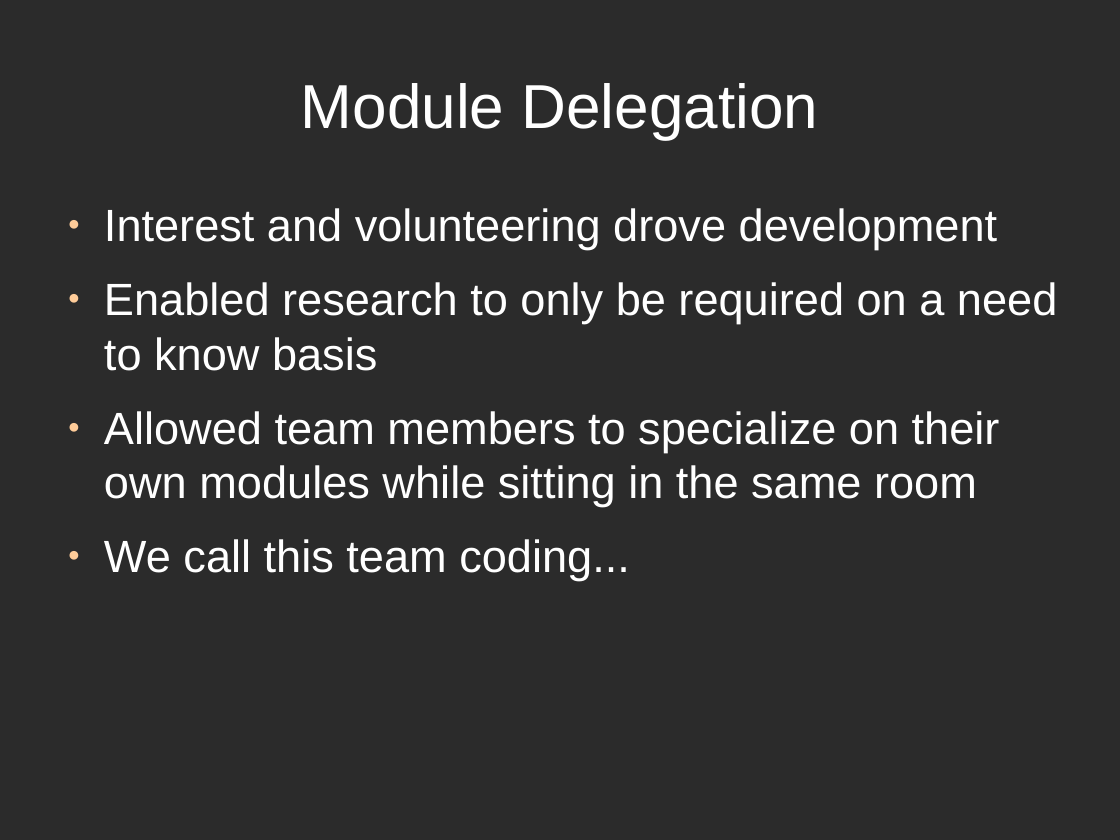
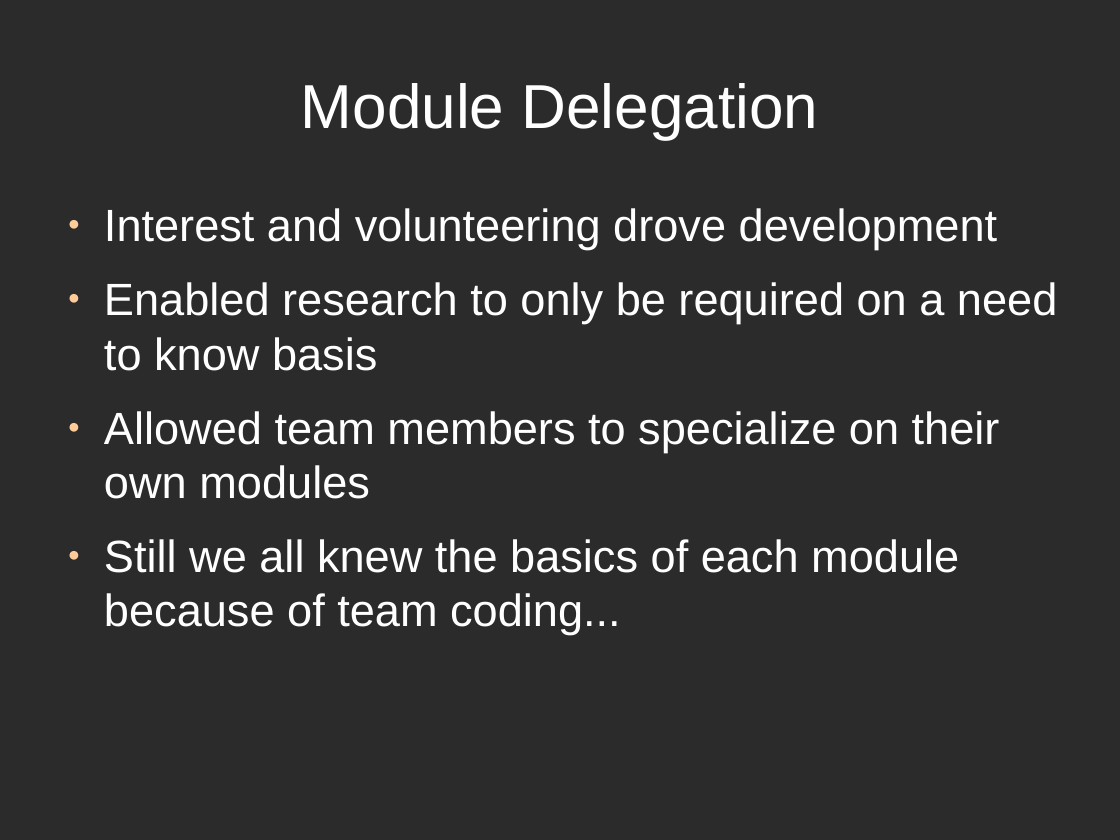
Before and after one commit to directrix1/se2, a slide deck: slide 12 of wip/SE2Presentation_2z.odp. Drawn at 1120x840 pixels with LibreOffice and Linux fonts; fonts in the diff are those of the drawing; background and template pictures are left out; a plain dark background stands for a picture behind light text. Boxes give left, top, right and bottom in pixels: in the first picture for what was removed or moved away, otherwise in the second. Text is boxed around its words. In the diff, an @@ line names an element or a change of style, - is before the commit and + after.

```diff
--- a/wip/SE2Presentation_2z.odp
+++ b/wip/SE2Presentation_2z.odp
@@ text at (x1=104, y1=411, x2=1000, y2=635): text changed @@
-● Allowed team members to specialize on their own modules while sitting in the same room
-● We call this team coding...
+● Allowed team members to specialize on their own modules
+● Still we all knew the basics of each module because of team coding...
```
Also in this commit, not shown: 3 other slides changed.
